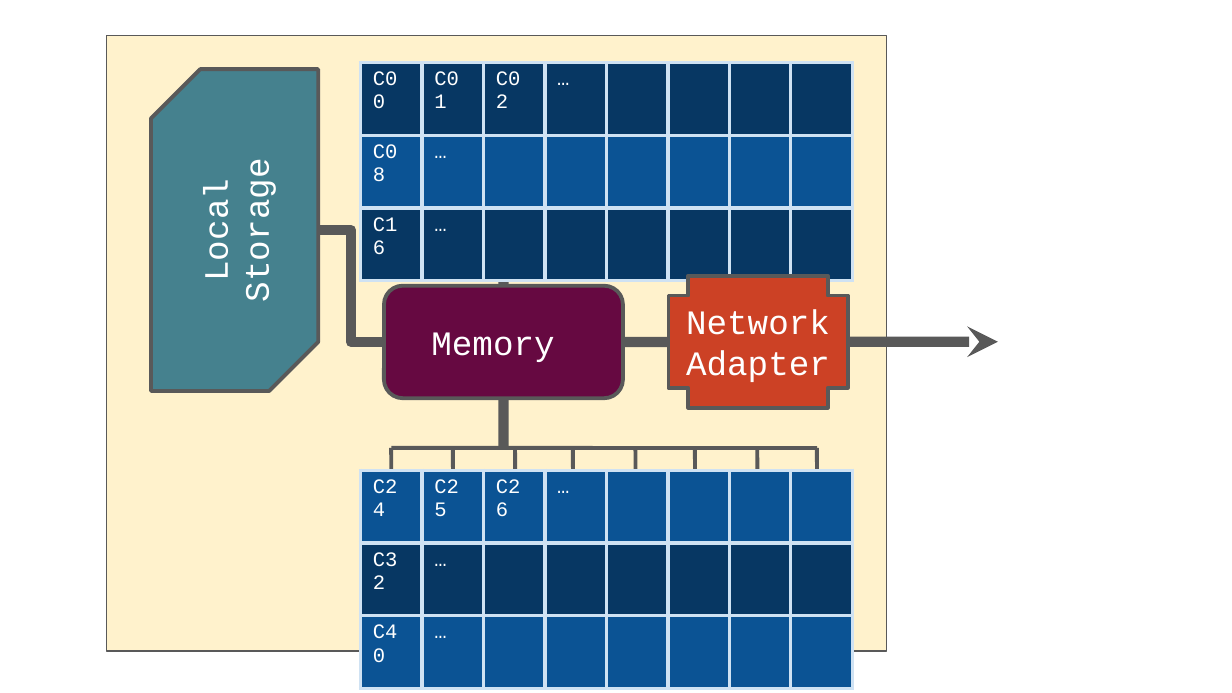
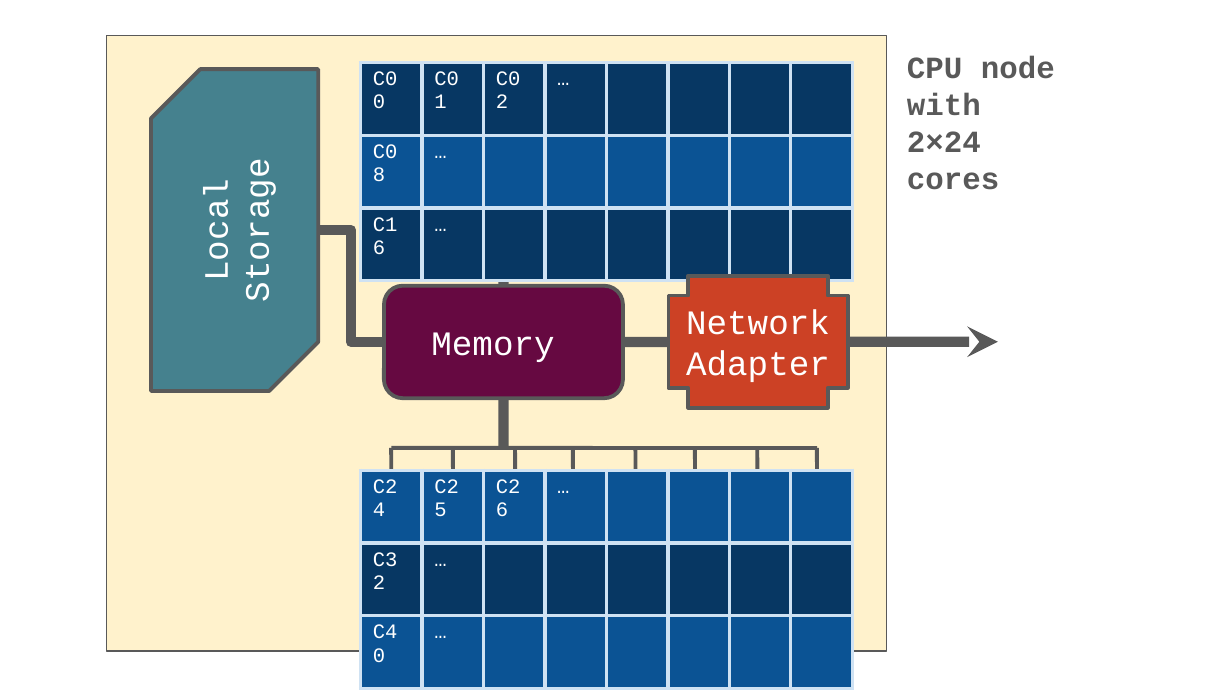
Before and after one commit to UPPMAX/NAISS_Slurm, a slide deck: slide 1 of docs/images/image_sources/corelayout.odp. Drawn at 1232x693 pixels with LibreOffice and Linux fonts; fonts in the diff are those of the drawing. Boxes give left, top, right and bottom in pixels: in the first picture for what was removed or moved away, otherwise in the second. Text is boxed around its words. In the diff, an @@ line names an element or a change of style, - is before the commit and + after.

```diff
--- a/docs/images/image_sources/corelayout.odp
+++ b/docs/images/image_sources/corelayout.odp
@@ text added at (907, 56, 1055, 190), 18 pt, text #595959, bold @@
+CPU node with 2×24 cores
```
Also in this commit, not shown: 2 other slides changed, 1 slide added, 1 slide removed.
